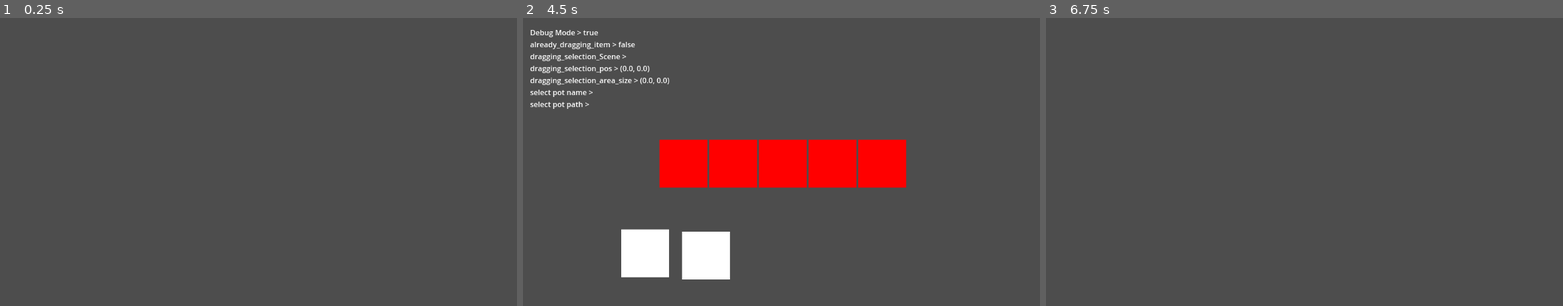
Above: before the commit, frames 1-3 (left to right).
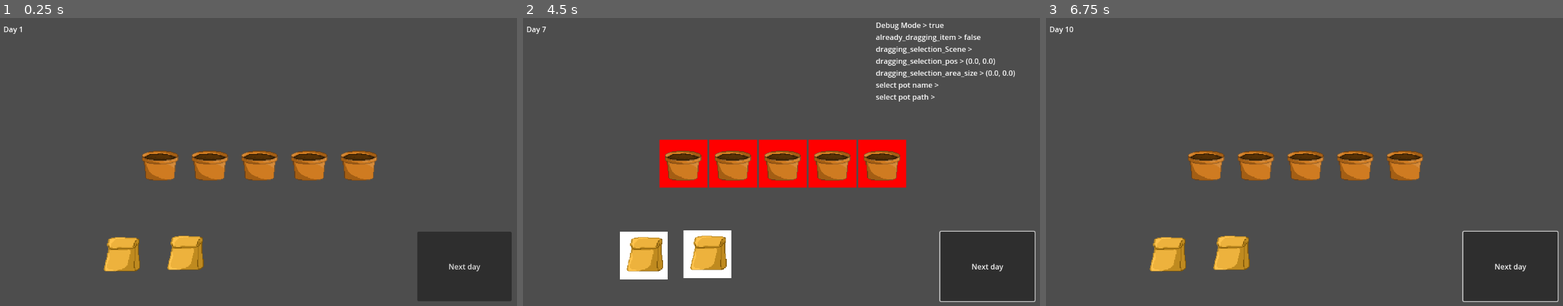
Above: after the commit, the same moments.

Repository: phunnnnnn/Harvest-the-dept-project-IS
Game: Godot game, scene res://scene/scene-Main.tscn
Two runs of this game, one before a commit and one after it. Both use one fixed random seed, a clock stepped at 60 frames per second and the inputs below.
Inputs (mouse positions are in pixels of both pictures, inside the frame that each line leads up to):
- Up to frame 1 (0.25 s): no input
- Up to frame 2 (4.5 s): click (988, 265) at 0.5 s, where only the run after the commit has a clickable "Next day"; click (988, 265) at 1.25 s, where only the run after the commit has a clickable "Next day"; click (988, 265) at 2 s, where only the run after the commit has a clickable "Next day"; tap Enter at 2.75, 4.25 s; move the mouse to (900, 147) at 2.77 s; press the mouse at (900, 147) at 2.78 s; tap Space at 3.5 s; move the mouse to (678, 179) at 3.52 s; release the mouse at (678, 179) at 3.53 s; click (678, 179) at 3.6 s; move the mouse to (838, 98) at 4.27 s; press the mouse at (838, 98) at 4.28 s; tap P (keyboard P) at 4.35 s
- Up to frame 3 (6.75 s): tap Space at 5, 6.5 s; move the mouse to (1278, 222) at 5.02 s; release the mouse at (1278, 222) at 5.03 s; click (1278, 222) at 5.1 s; tap Enter at 5.75 s; move the mouse to (1464, 208) at 5.77 s; press the mouse at (1464, 208) at 5.78 s; move the mouse to (1144, 118) at 6.52 s; release the mouse at (1144, 118) at 6.53 s; tap P (keyboard P) at 6.6 s

The runs differ from the first frame. In frame 1, 8.9% of the frame differs, in the area x 0-99%, y 2-99%; in frame 2, 12%, in the area x 0-100%, y 1-99%; in frame 3, 9.2%.
Error before the commit: Parse Error: Expected ":" or "=" after dictionary key. (res://globle/globle_item_data.gd:10)

Commit message:
v0.11
plant can grow now
- need more sprite

Diff:
--- a/globle/globle_function.gd
+++ b/globle/globle_function.gd
@@ -1,6 +1,4 @@
 extends Node
-
-
 
 func _check_mouse(scene : SceneTree ,input : Input) :
 	if Input.is_action_just_pressed("click") :
@@ -16,6 +14,10 @@
 
 	print("Globle function >> planting %s to %s (%s)" %[plant_type,target_pot,target_path])
 	var pot = get_node(target_path)
-	pot.plant(plant_type)
+	pot._plant(plant_type)
+	pass
 
-	pass
+func _Event_NextDay():
+	GlobleVariable.Day += 1
+	print("Nextday")
+	GlobleVariable.emit_signal("Event_nextday")
--- a/globle/globle_item_data.gd
+++ b/globle/globle_item_data.gd
@@ -3,11 +3,22 @@
 var data_Pot = {
 	"default": {
 		"texture": preload("res://asset/pot/pot-default.png")
+	},
+	"planted": {
+		"texture": preload("res://asset/pot/pot-planted.png")
 	}
 }
 
 var data_Plant = {
-	"sunflower"
+	"sunflower" : {
+		"texture" : {
+			0 : preload("res://asset/pot/pot-planted.png"),
+			1 : preload("res://asset/flower/plant-flower-01.png"),
+			2 : preload("res://asset/flower/plant-flower-02.png"),
+			3 : preload("res://asset/flower/plant-flower-03.png"),
+			4 : preload("res://asset/flower/plant-sunflower-full.png")
+		}
+	}
 }
 
 var data_Seed = {
--- a/globle/globle_variable.gd
+++ b/globle/globle_variable.gd
@@ -13,6 +13,12 @@
 #selected item
 var selected_item_name : String = ""
 var selected_item_path : String = ""
+
+#day system
+var Day : int = 1
+signal Event_nextday()
+
+
 func _process(delta: float) -> void:
 
 	#debug key
--- a/scene/grid_container.gd
+++ b/globle/grid_container.gd
@@ -9,3 +9,8 @@
 	for child in thisScene.get_children():
 		if "thisScene_parent_position" in child :
 			child.thisScene_parent_position = thisScene.position
+
+func _grow_garden() :
+	for child in thisScene.get_children():
+		if child.planted:
+			child.grow()
--- /dev/null
+++ b/scene/scene-Day-label.tscn
@@ -0,0 +1,6 @@
+[gd_scene format=3 uid="uid://ber6t4ikq4civ"]
+
+[node name="Day label" type="Label"]
+offset_right = 407.0
+offset_bottom = 166.0
+text = "Day : 0"
--- a/scene/scene-Main.tscn
+++ b/scene/scene-Main.tscn
@@ -1,9 +1,13 @@
-[gd_scene load_steps=5 format=3 uid="uid://g0x8u6miq4iu"]
+[gd_scene load_steps=9 format=3 uid="uid://g0x8u6miq4iu"]
 
 [ext_resource type="PackedScene" uid="uid://b7viy85ps2u8i" path="res://scene/scene-Pot.tscn" id="1_0hm2t"]
-[ext_resource type="Script" uid="uid://g6b7rvraj8cx" path="res://scene/grid_container.gd" id="1_w4sg1"]
+[ext_resource type="Script" uid="uid://g6b7rvraj8cx" path="res://globle/grid_container.gd" id="1_w4sg1"]
 [ext_resource type="PackedScene" uid="uid://b0qsthpxdlat6" path="res://scene/scene-Seed.tscn" id="2_hpn15"]
 [ext_resource type="PackedScene" uid="uid://s8aboxgsx8mg" path="res://scene/debug_lable.tscn" id="3_e1gpk"]
+[ext_resource type="PackedScene" uid="uid://ber6t4ikq4civ" path="res://scene/scene-Day-label.tscn" id="5_vc123"]
+[ext_resource type="Script" uid="uid://cndx37h5jw7jx" path="res://script/script-daylable_.gd" id="6_5gxrx"]
+[ext_resource type="PackedScene" uid="uid://dhumwjsgt44op" path="res://scene/scene-Nextday-button.tscn" id="6_mo3lf"]
+[ext_resource type="Script" uid="uid://bvfsu3av0npxs" path="res://scene/script-button-nextday.gd" id="7_bw3r5"]
 
 [node name="Control" type="Control"]
 layout_mode = 3
@@ -14,7 +18,7 @@
 grow_vertical = 2
 pivot_offset = Vector2(1419, 375)
 
-[node name="GridContainer" type="GridContainer" parent="."]
+[node name="Garden" type="GridContainer" parent="."]
 layout_mode = 1
 anchors_preset = 8
 anchor_left = 0.5
@@ -30,38 +34,56 @@
 columns = 5
 script = ExtResource("1_w4sg1")
 
-[node name="Pot" parent="GridContainer" instance=ExtResource("1_0hm2t")]
+[node name="Pot" parent="Garden" instance=ExtResource("1_0hm2t")]
 layout_mode = 2
 
-[node name="Pot2" parent="GridContainer" instance=ExtResource("1_0hm2t")]
+[node name="Pot2" parent="Garden" instance=ExtResource("1_0hm2t")]
 layout_mode = 2
 
-[node name="Pot3" parent="GridContainer" instance=ExtResource("1_0hm2t")]
+[node name="Pot3" parent="Garden" instance=ExtResource("1_0hm2t")]
 layout_mode = 2
 
-[node name="Pot4" parent="GridContainer" instance=ExtResource("1_0hm2t")]
+[node name="Pot4" parent="Garden" instance=ExtResource("1_0hm2t")]
 layout_mode = 2
 
-[node name="Pot5" parent="GridContainer" instance=ExtResource("1_0hm2t")]
+[node name="Pot5" parent="Garden" instance=ExtResource("1_0hm2t")]
 layout_mode = 2
 
 [node name="Seed-bag" parent="." instance=ExtResource("2_hpn15")]
 layout_mode = 0
-offset_left = 225.0
-offset_top = 467.0
-offset_right = 329.0
-offset_bottom = 571.0
+offset_left = 222.0
+offset_top = 472.0
+offset_right = 326.0
+offset_bottom = 576.0
 
 [node name="Seed-bag2" parent="." instance=ExtResource("2_hpn15")]
 layout_mode = 0
-offset_left = 357.0
-offset_top = 472.0
-offset_right = 461.0
-offset_bottom = 576.0
+offset_left = 360.0
+offset_top = 469.0
+offset_right = 464.0
+offset_bottom = 573.0
 
 [node name="debug_lable" parent="." instance=ExtResource("3_e1gpk")]
 layout_mode = 0
-offset_left = 27.0
-offset_top = 27.0
-offset_right = 221.0
-offset_bottom = 189.0
+offset_left = 778.0
+offset_top = 11.0
+offset_right = 972.0
+offset_bottom = 173.0
+
+[node name="Day label" parent="." instance=ExtResource("5_vc123")]
+layout_mode = 0
+offset_left = 19.0
+offset_top = 20.0
+offset_right = 426.0
+offset_bottom = 202.0
+script = ExtResource("6_5gxrx")
+
+[node name="button nextday" parent="." instance=ExtResource("6_mo3lf")]
+layout_mode = 0
+offset_left = 918.0
+offset_top = 472.0
+offset_right = 1123.0
+offset_bottom = 623.0
+script = ExtResource("7_bw3r5")
+
+[connection signal="pressed" from="button nextday" to="button nextday" method="_on_pressed"]
--- /dev/null
+++ b/scene/scene-Nextday-button.tscn
@@ -0,0 +1,6 @@
+[gd_scene format=3 uid="uid://dhumwjsgt44op"]
+
+[node name="button nextday" type="Button"]
+offset_right = 205.0
+offset_bottom = 151.0
+text = "Next day"
--- /dev/null
+++ b/scene/script-button-nextday.gd
@@ -0,0 +1,6 @@
+extends Button
+
+
+func _on_pressed() -> void:
+	GlobleFunction._Event_NextDay()
+	pass # Replace with function body.
--- a/script/script-Pot.gd
+++ b/script/script-Pot.gd
@@ -10,67 +10,65 @@
 @onready var thisSceneColorRect = $ColorRect
 
 var plant : String = ""
+var planted : bool = false
+var plant_state : int = 0
 
 var thisScene_parent_position : Vector2 = Vector2(0.0,0.0)
 var thisScene_Real_position : Vector2
 
-#mouse on this object
+# mouse on this object
 var mouse_on_this_scene : bool = false
 
 func _ready() -> void:
-	if not thisSceneTextureRect.texture :
-		print("%s >> No texture >> assign default texture" %[thisScene.name] )
-		#var DefaultTexture = preload("res://asset/pot/pot-default.png")
-		#thisSceneTextureRect.texture = DefaultTexture
+	if not thisSceneTextureRect.texture:
+		print("%s >> No texture >> assign default texture" % [thisScene.name])
 		thisSceneTextureRect.texture = GlobleItemData.data_Pot.default.texture
 
-		#if (thisScene.size.x <= GlobleVariable.dragging_selection_pos.x) && (thisScene.size.x <= GlobleVariable.dragging_selection_pos.x+thisScene.size.x) :
-		#	print("enter")
-
+	# ✅ Always connect here
+	GlobleVariable.connect("Event_nextday",Callable( self, "_on_nextday"))
 
 func _process(delta: float) -> void:
-
 	thisScene_Real_position = thisScene_parent_position + thisScene.position
 
-	if GlobleVariable.DebugMode :
-		thisSceneColorRect.visible = true
-	else :
-		thisSceneColorRect.visible = false
+	thisSceneColorRect.visible = GlobleVariable.DebugMode
 
-	#ย่อตัวแปร
 	var pos = thisScene_Real_position
 	var mousePos = GlobleVariable.dragging_selection_pos
 	var mouseSize = GlobleVariable.dragging_selection_area_size
 
-	if ( mousePos.x <= pos.x + thisScene.size.x ) && ( mousePos.x + mouseSize.x >= pos.x ) && ( mousePos.y + mouseSize.y >= pos.y ) && ( mousePos.y <= pos.y + thisScene.size.y )  :
-
-		if not mouse_on_this_scene :
+	if (mousePos.x <= pos.x + thisScene.size.x) and (mousePos.x + mouseSize.x >= pos.x) \
+	and (mousePos.y + mouseSize.y >= pos.y) and (mousePos.y <= pos.y + thisScene.size.y):
+		if not mouse_on_this_scene:
 			_mouse_entered_this_scene()
 
-		if GlobleVariable.selected_item_name == thisScene.name :
+		if GlobleVariable.selected_item_name == thisScene.name:
 			thisSceneColorRect.color = Color.GREEN
-		else :
+		else:
 			thisSceneColorRect.color = Color.YELLOW
-	else :
-		if mouse_on_this_scene :
+	else:
+		if mouse_on_this_scene:
 			_mouse_exited_this_scene()
 		thisSceneColorRect.color = Color.RED
 
-func _mouse_entered_this_scene() :
+func _mouse_entered_this_scene() -> void:
 	mouse_on_this_scene = true
 	GlobleVariable.selected_item_name = thisScene.name
 	GlobleVariable.selected_item_path = thisScene.get_path()
-	pass
 
-func _mouse_exited_this_scene() :
+func _mouse_exited_this_scene() -> void:
 	mouse_on_this_scene = false
-	if GlobleVariable.selected_item_name == thisScene.name :
+	if GlobleVariable.selected_item_name == thisScene.name:
 		GlobleVariable.selected_item_name = ""
 		GlobleVariable.selected_item_path = ""
-	pass
 
-func _plant(plant_type) :
-	print("%s > planting > %s" %[thisScene.name,plant_type])
+func _plant(plant_type: String) -> void:
+	print("%s > planting > %s" % [thisScene.name, plant_type])
 	plant = plant_type
-	#thisSceneTextureRect.texture
-	pass
+	planted = true
+	thisSceneTextureRect.texture = GlobleItemData.data_Pot.planted.texture
+
+func _on_nextday() -> void:
+	if planted :
+		print(thisScene.name, " grow")
+		plant_state += 1
+		thisSceneTextureRect.texture = GlobleItemData.data_Plant[plant].texture[plant_state]
--- a/script/script-Seed-Bag.gd
+++ b/script/script-Seed-Bag.gd
@@ -10,7 +10,7 @@
 @onready var thisSceneColorRect = $ColorRect
 
 #seedbag data variable
-var plant : String = "default"
+var plant : String = "sunflower"
 
 #variable
 var mouse_is_on_this_scene : bool = false
@@ -68,7 +68,7 @@
 			GlobleVariable.dragging_selection_area_size = Vector2(0.0,0.0)
 			GlobleVariable.dragging_selection_pos = Vector2(0.0,0.0)
 
-			if GlobleVariable.selected_item_name != "" :
+			if GlobleVariable.selected_item_name != "" && not get_node(GlobleVariable.selected_item_path).planted :
 				#print("PLANT !!!!")
 				GlobleFunction._planting(GlobleVariable.selected_item_name,GlobleVariable.selected_item_path,plant)
 				thisScene.queue_free()
--- /dev/null
+++ b/script/script-daylable_.gd
@@ -0,0 +1,10 @@
+extends Label
+
+@onready var thisScene = $"."
+
+func _ready() -> void:
+
+	pass
+
+func _process(delta: float) -> void:
+	thisScene.text = ("Day %s " %[GlobleVariable.Day])
Renamed: scene/grid_container.gd.uid -> globle/grid_container.gd.uid
Not shown, added: scene/script-button-nextday.gd.uid
Not shown, added: script/script-daylable_.gd.uid
